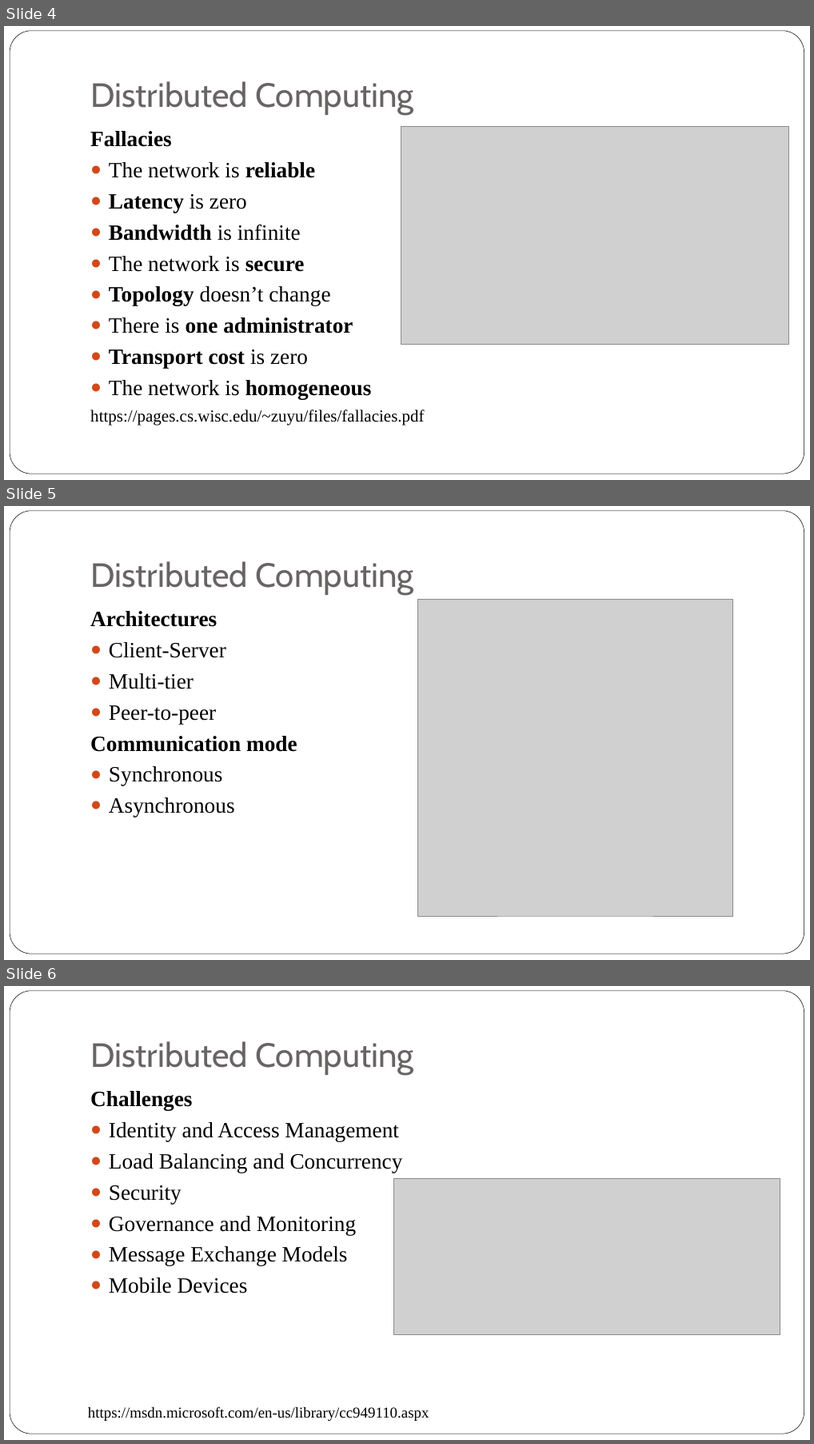
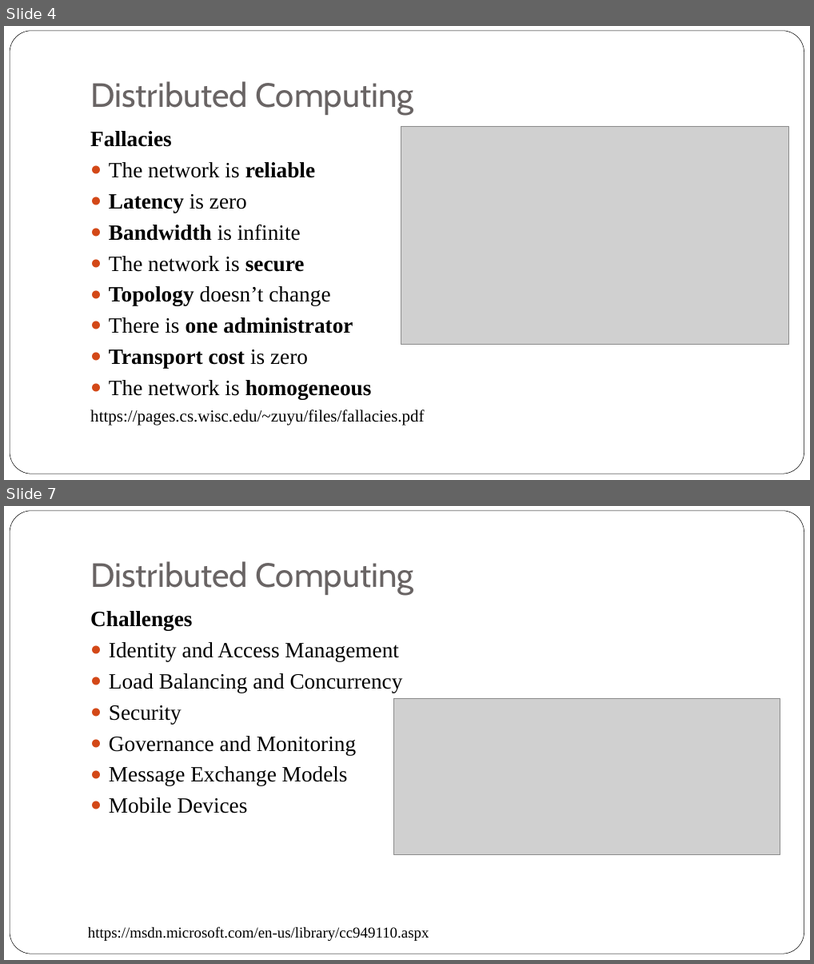
Before and after one commit to iskandersierra/DevSharp, a slide deck: Docs/Distributed Architecture.pptx. Shown one above the other, each under a label of ours: slides 4, 5 and 6 before the commit, slides 4 and 7 after it; the slides between them are not shown. The pictures are 814x1444 and 814x964 pixels, drawn with LibreOffice and Linux fonts; fonts in the diff are those of the drawing; grey boxes stand for pictures. Boxes give left, top, right and bottom in pixels: in the first picture for what was removed or moved away, otherwise in the second. Text is boxed around its words. In the diff, an @@ line names an element or a change of style, - is before the commit and + after.

```diff
--- a/Docs/Distributed Architecture.pptx
+++ b/Docs/Distributed Architecture.pptx
@@ slide 5 removed at (4, 506, 810, 960), background #FFFFFF; not listed: 1 template element that a slide beside it also shows @@
@@ title removed at (90, 561, 414, 595) @@
-Distributed Computing
@@ picture removed at (418, 599, 733, 916) @@
@@ text removed at (90, 611, 298, 816) @@
-Architectures
-● Client-Server
-● Multi-tier
-● Peer-to-peer
-Communication mode
-● Synchronous
-● Asynchronous
@@ what was slide 6 is now slide 7 @@
```
Also in this commit, not shown: 6 slides changed, 7 slides added, 2 other slides removed.
